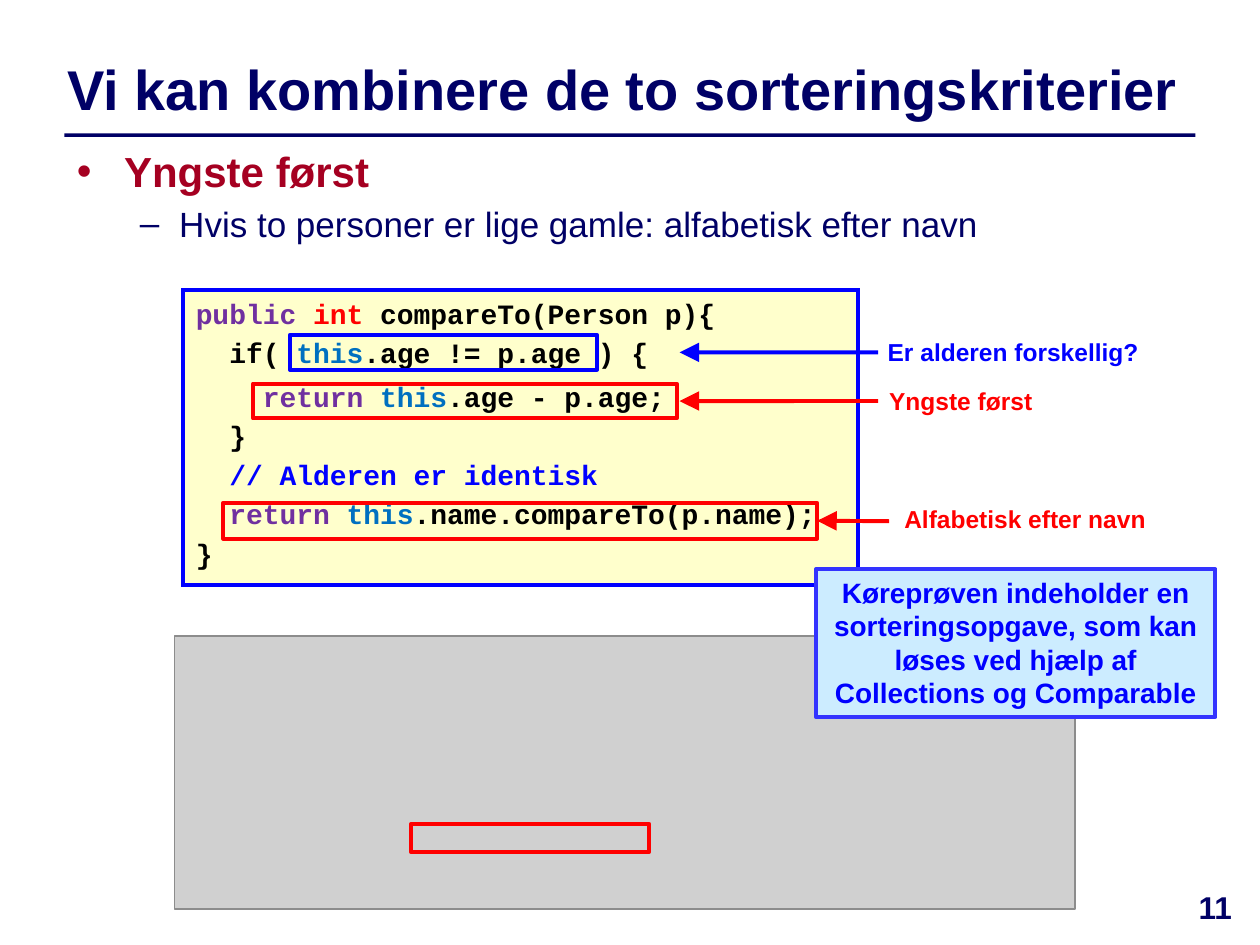
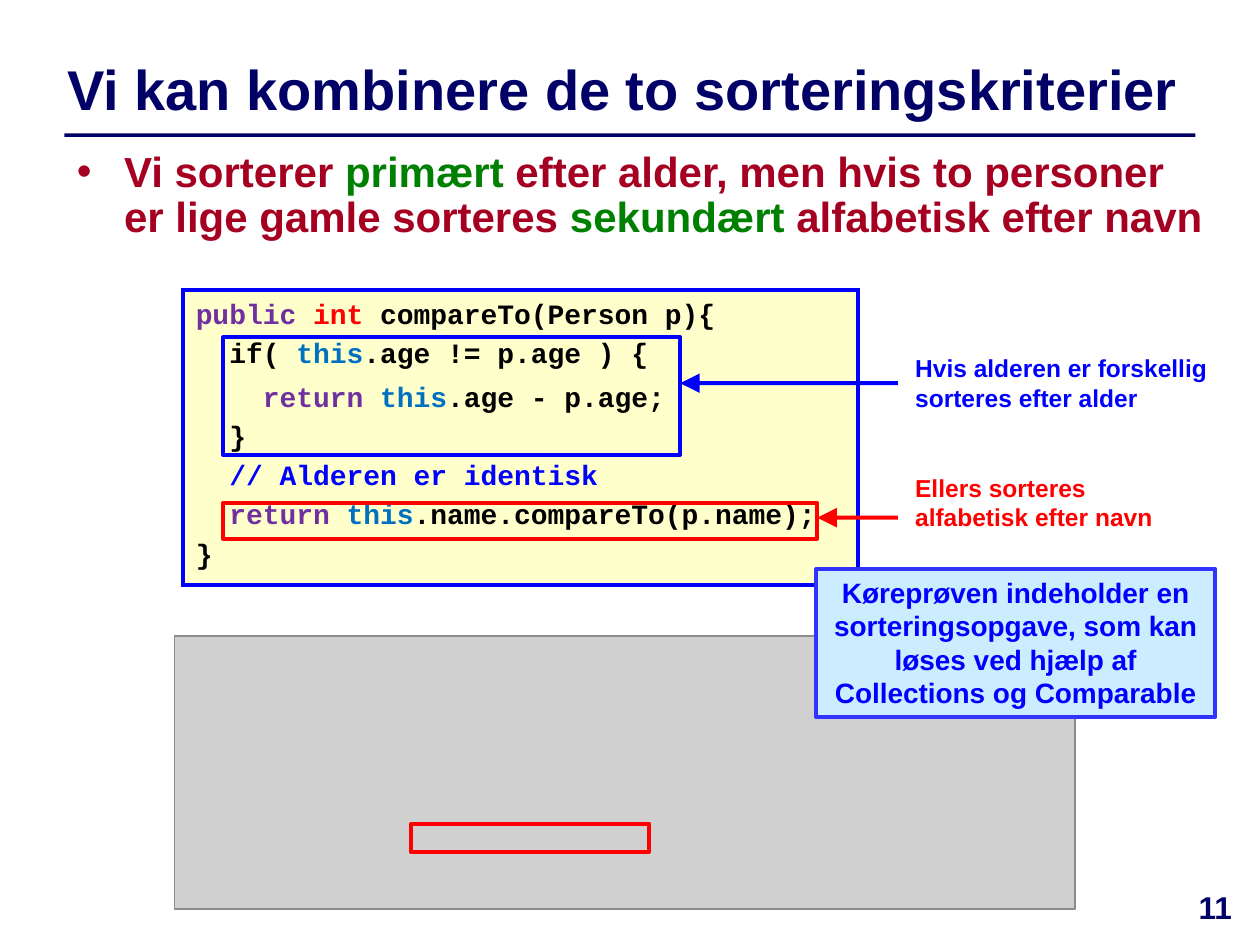
Before and after one commit to IntProgAU/Materiale, a slide deck: slide 11 of web/e21/uge_5a/Slides-Uge5-Mandag.pptx. Drawn at 1260x945 pixels with LibreOffice and Linux fonts; fonts in the diff are those of the drawing; grey boxes stand for pictures. Boxes give left, top, right and bottom in pixels: in the first picture for what was removed or moved away, otherwise in the second. Text is boxed around its words. In the diff, an @@ line names an element or a change of style, - is before the commit and + after.

```diff
--- a/web/e21/uge_5a/Slides-Uge5-Mandag.pptx
+++ b/web/e21/uge_5a/Slides-Uge5-Mandag.pptx
@@ text at box(124, 156, 1202, 241): text changed; size 20 to 24 pt; text colour #000066 to #A50021; bold on @@
-  • Yngste først
-  – Hvis to personer er lige gamle: alfabetisk efter navn
+  • Vi sorterer primært efter alder, men hvis to personer er lige gamle sorteres sekundært alfabetisk efter navn
@@ rectangle: place and size @@
-rectangle at box(290, 335, 597, 370)
+rectangle at box(223, 338, 680, 455)
@@ text at box(915, 359, 1207, 408): text changed @@
-Er alderen forskellig?
+Hvis alderen er forskellig sorteres efter alder
@@ rectangle removed at box(253, 383, 677, 418) @@
@@ arrow moved from (878, 353) - (679, 353) to (898, 383) - (680, 383) @@
@@ arrow removed from (878, 401) to (679, 401) @@
@@ text removed at box(889, 392, 1032, 415) @@
-Yngste først
@@ text at box(915, 479, 1152, 527): text changed @@
-Alfabetisk efter navn
+Ellers sorteres alfabetisk efter navn
@@ arrow moved from (890, 522) - (818, 520) to (898, 518) - (818, 518) @@
```
Also in this commit, not shown: 1 other slide changed, 7 other files.
